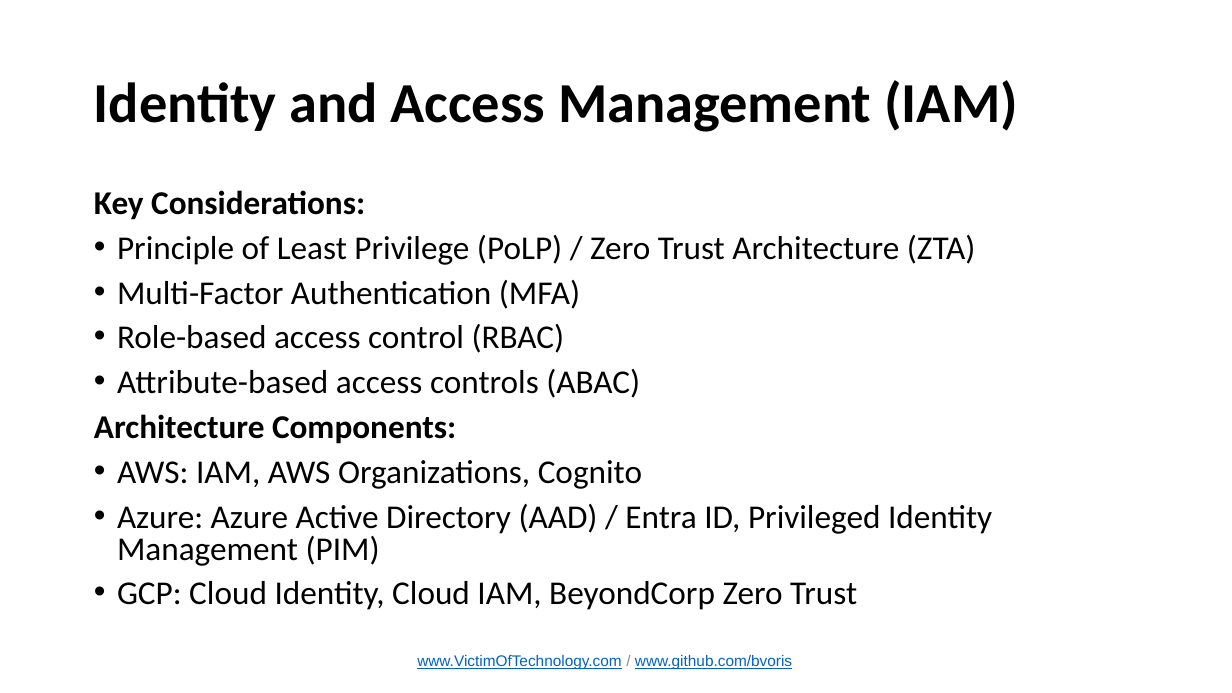
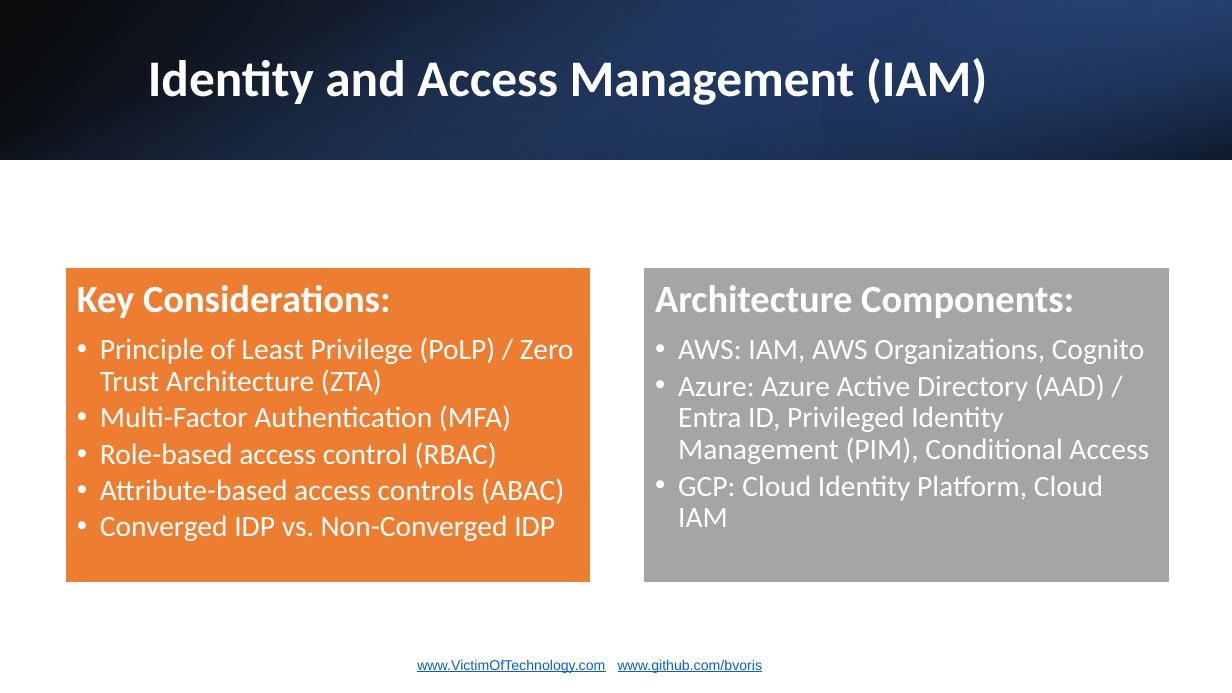
Before and after one commit to bvoris/InfraGardPresentation, a slide deck: slide 5 of InfraGard April Chapter Meeting Cloud Security.pptx. Drawn at 1232x693 pixels with LibreOffice and Linux fonts; fonts in the diff are those of the drawing. Boxes give left, top, right and bottom in pixels: in the first picture for what was removed or moved away, otherwise in the second. Text is boxed around its words. In the diff, an @@ line names an element or a change of style, - is before the commit and + after.

```diff
--- a/InfraGard April Chapter Meeting Cloud Security.pptx
+++ b/InfraGard April Chapter Meeting Cloud Security.pptx
@@ rectangle added at (0, 0, 1232, 159), fill gradient #000000 to #2F5597 @@
@@ rectangle added at (0, 0, 1232, 159), fill gradient #4472C4 to #000000 @@
@@ rectangle added at (822, 0, 1232, 159), fill gradient #203864 to #4472C4 @@
@@ title "Identity and Access Management (IAM)": place and size @@
-title "Identity and Access Management (IAM)" at (94, 80, 1018, 132)
+title "Identity and Access Management (IAM)" at (148, 58, 987, 105)
@@ title "Identity and Access Management (IAM)" at (148, 58, 987, 105): size 44 to 40 pt, text colour #000000 to #FFFFFF @@
@@ text removed at (94, 190, 992, 610) @@
-Key Considerations:
-• Principle of Least Privilege (PoLP) / Zero Trust Architecture (ZTA)
-• Multi-Factor Authentication (MFA)
-• Role-based access control (RBAC)
-• Attribute-based access controls (ABAC)
-Architecture Components:
-• AWS: IAM, AWS Organizations, Cognito
-• Azure: Azure Active Directory (AAD) / Entra ID, Privileged Identity Management (PIM)
-• GCP: Cloud Identity, Cloud IAM, BeyondCorp Zero Trust
@@ group added at (66, 268, 1169, 583): 2 rectangles, 2 texts @@
+Key Considerations:
+  • Principle of Least Privilege (PoLP) / Zero Trust Architecture (ZTA)
+  • Multi-Factor Authentication (MFA)
+  • Role-based access control (RBAC)
+  • Attribute-based access controls (ABAC)
+  • Converged IDP vs. Non-Converged IDP
+Architecture Components:
+  • AWS: IAM, AWS Organizations, Cognito
+  • Azure: Azure Active Directory (AAD) / Entra ID, Privileged Identity Management (PIM), Conditional Access
+  • GCP: Cloud Identity Platform, Cloud IAM
@@ text "www.VictimOfTechnology.com / www.github.com/bvoris" at (417, 659, 763, 673): size 12 to 11 pt; text colour #8C8C8C to #FFFFFF in "/"; alignment centre to left; more space between paragraphs @@
```
Also in this commit, not shown: 10 other slides changed.
